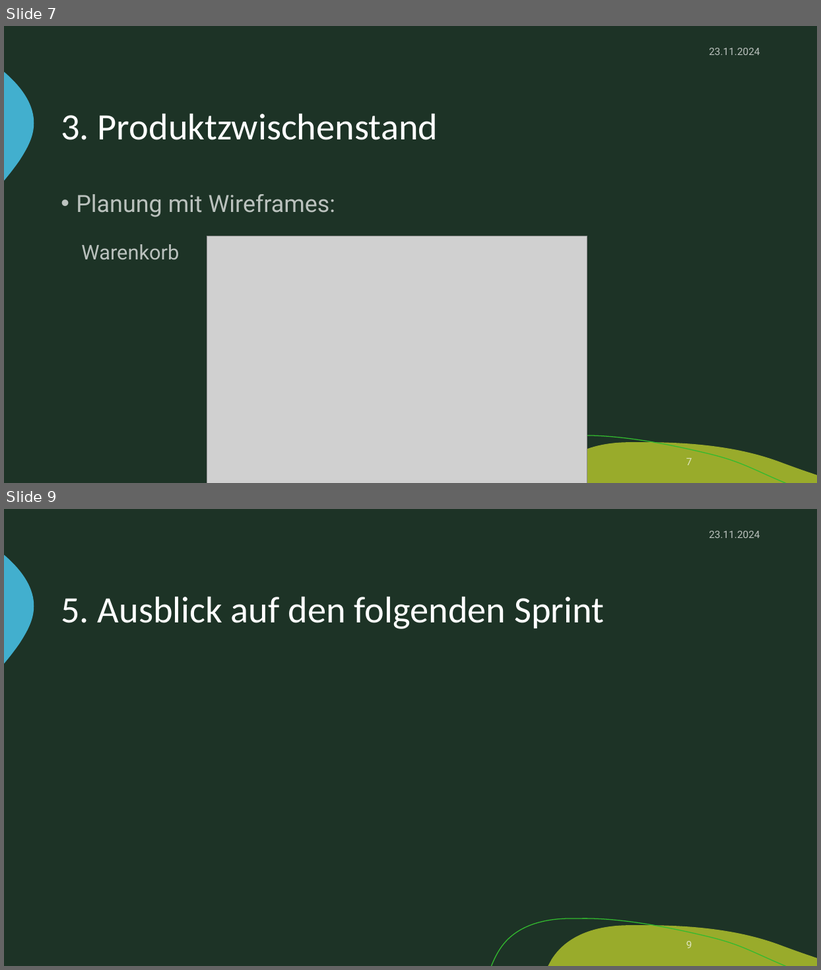
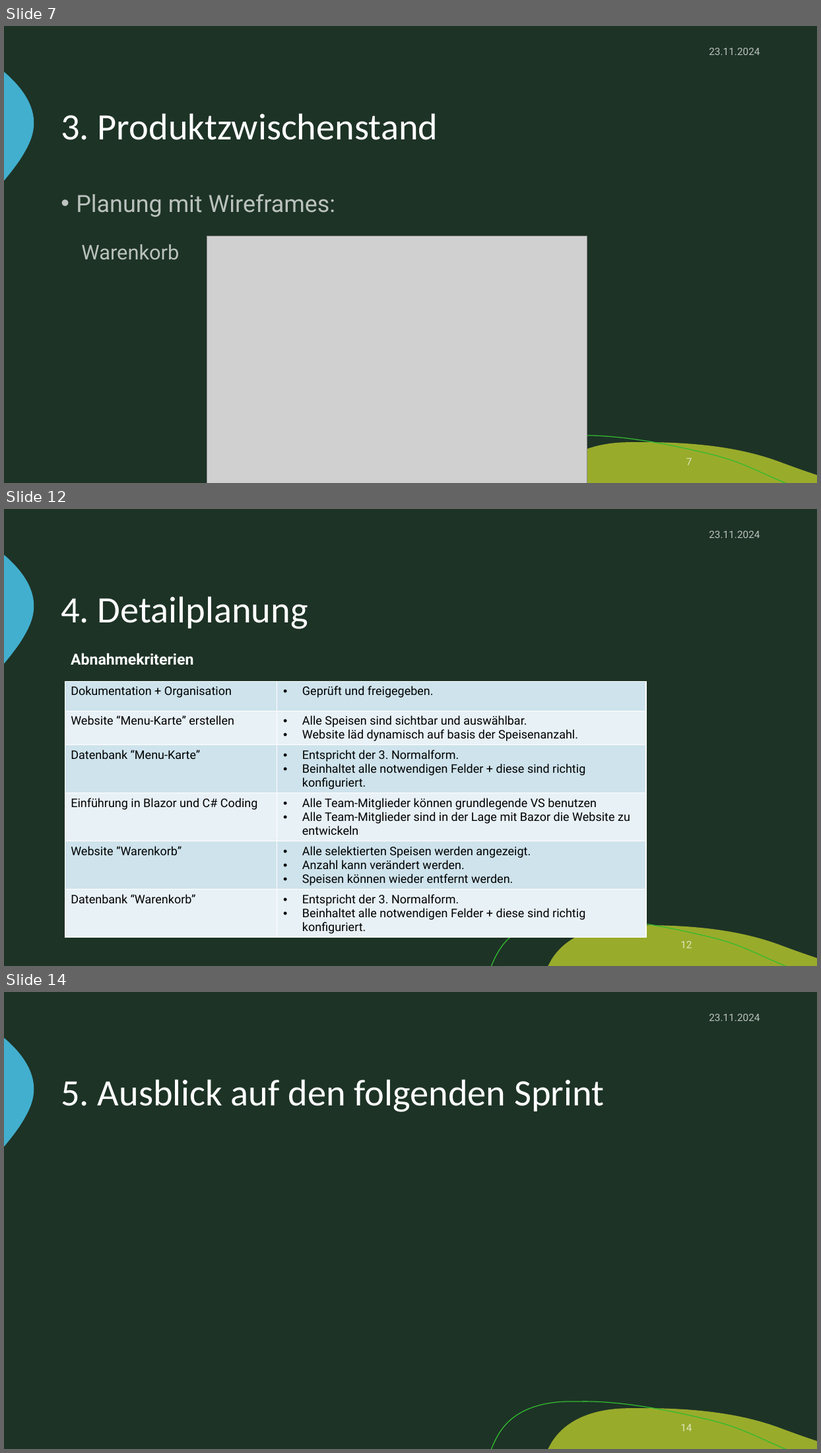
Before and after one commit to zIExpantion/ZumGelbenBach, a slide deck: Dokumente/Sprint-Backlog/Sprint-Backlog1.pptx. Shown one above the other, each under a label of ours: slides 7 and 9 before the commit, slides 7, 12 and 14 after it; the slides between them are not shown. The pictures are 821x970 and 821x1453 pixels, drawn with LibreOffice and Linux fonts; fonts in the diff are those of the drawing; grey boxes stand for pictures; background and template pictures are left out. Boxes give left, top, right and bottom in pixels: in the first picture for what was removed or moved away, otherwise in the second. Text is boxed around its words. In the diff, an @@ line names an element or a change of style, - is before the commit and + after.

```diff
--- a/Dokumente/Sprint-Backlog/Sprint-Backlog1.pptx
+++ b/Dokumente/Sprint-Backlog/Sprint-Backlog1.pptx
@@ slide 12 added at [4,509,817,966], background #1D3326; not listed: 3 template elements that a slide beside it also shows @@
@@ text added at [709,531,760,538], 12 pt, text #FFFFFF at 70% opacity @@
+23.11.2024
@@ title added at [61,596,308,629], 44 pt, text #FFFFFF @@
+4. Detailplanung
@@ text added at [71,653,193,665], 18 pt, text #FFFFFF, bold @@
+Abnahmekriterien
@@ table added at [65,682,646,941], 6 rows, 2 columns @@
+Dokumentation + Organisation | Geprüft und freigegeben.
+Website “Menu-Karte” erstellen | Alle Speisen sind sichtbar und auswählbar. / Website läd dynamisch auf basis der Speisenanzahl.
+Datenbank “Menu-Karte” | Entspricht der 3. Normalform. / Beinhaltet alle notwendigen Felder + diese sind richtig konfiguriert.
+Einführung in Blazor und C# Coding | Alle Team-Mitglieder können grundlegende VS benutzen / Alle Team-Mitglieder sind in der Lage mit Bazor die Website zu entwickeln
+Website “Warenkorb” | Alle selektierten Speisen werden angezeigt. / Anzahl kann verändert werden. / Speisen können wieder entfernt werden.
+Datenbank “Warenkorb” | Entspricht der 3. Normalform. / Beinhaltet alle notwendigen Felder + diese sind richtig konfiguriert.
@@ page number added at [680,941,692,949], 12 pt, text #FFFFFF at 70% opacity @@
+12
@@ what was slide 9 is now slide 14 @@
@@ page number at [680,1424,692,1432]: text changed @@
-9
+14
```
Also in this commit, not shown: 1 slide changed, 4 other slides added, 3 other files.
